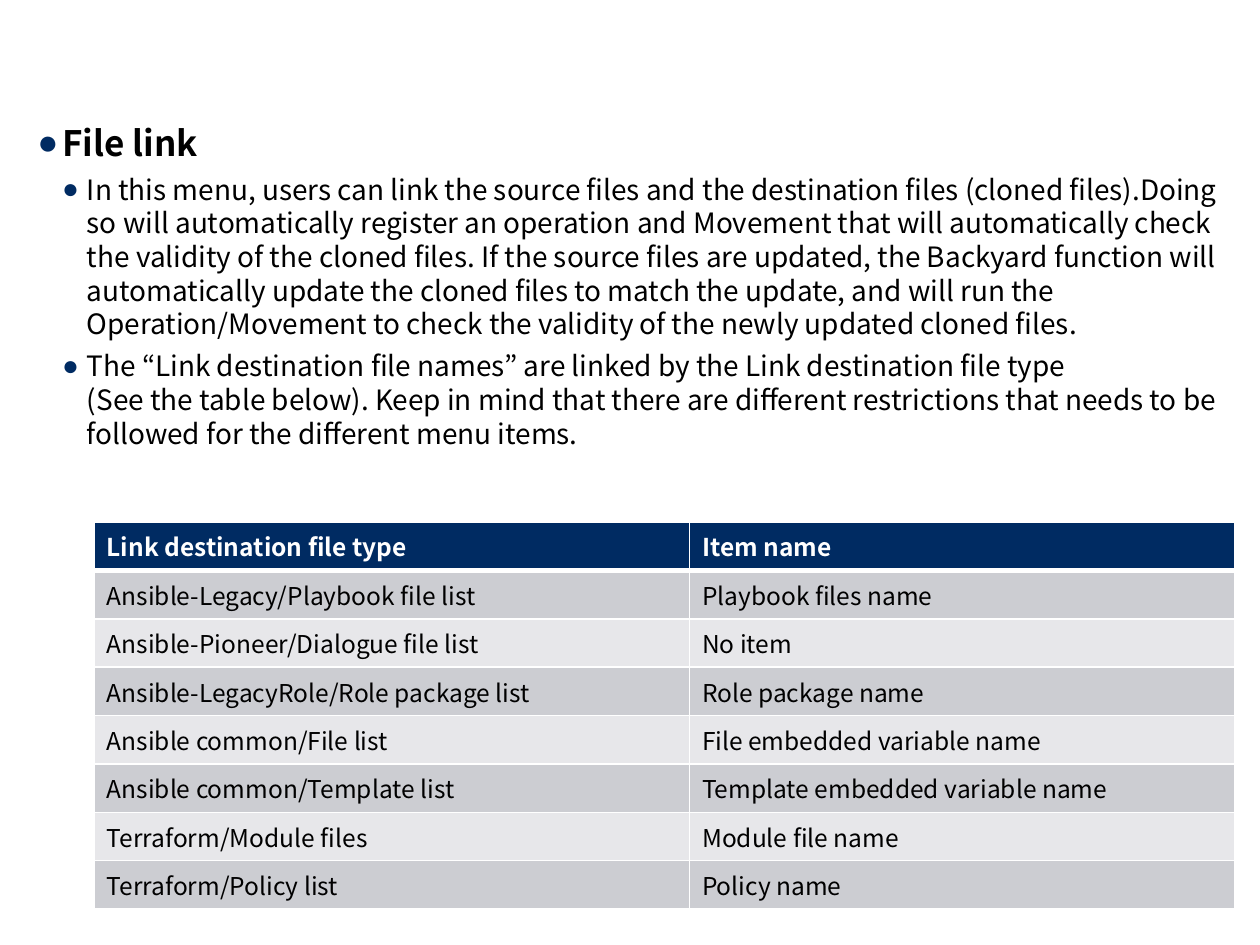
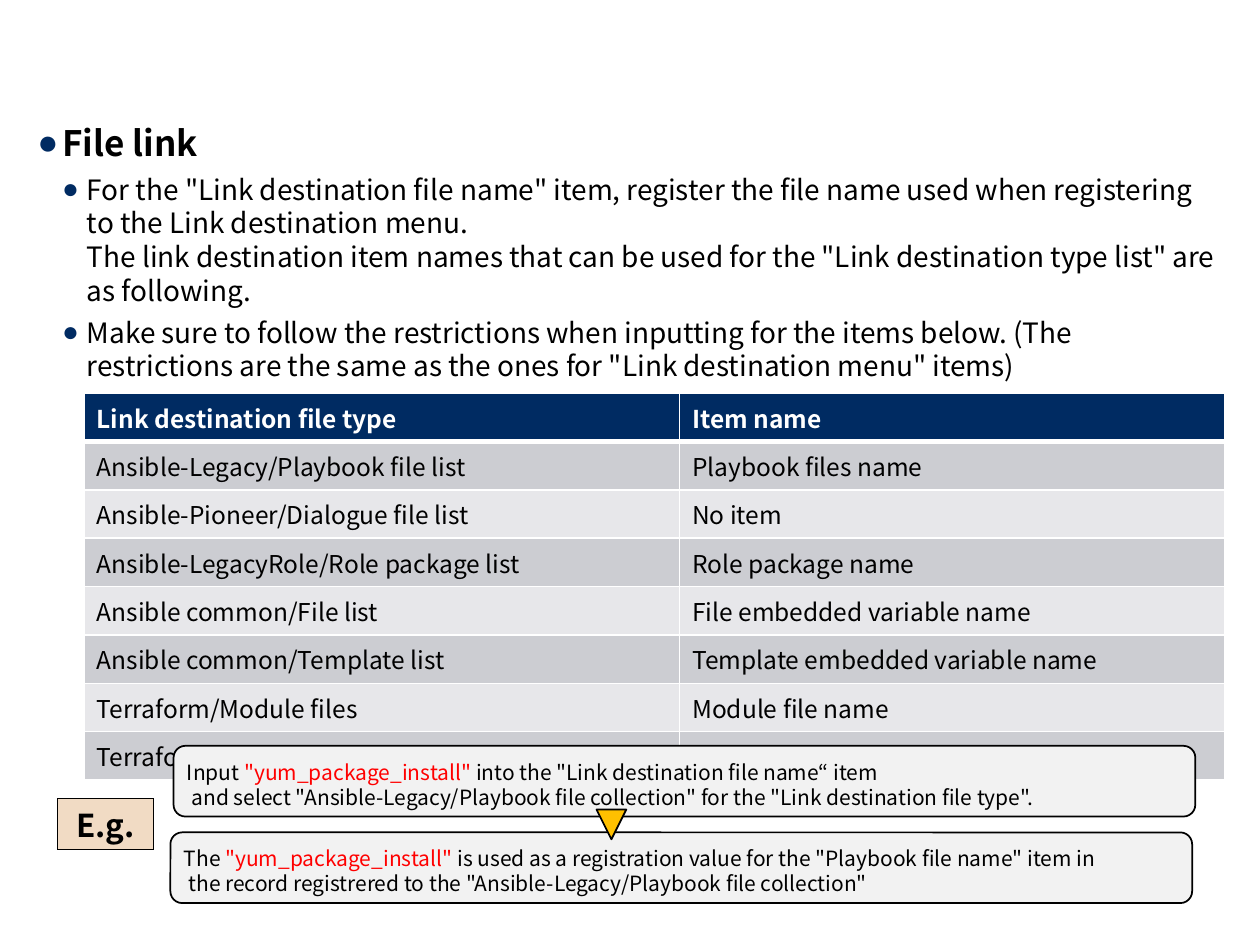
Before and after one commit to exastro-suite/it-automation-docs, a slide deck: slide 12 of asset/Learn/ITA-CICD_for_lac_en.pptx (slide 11 before the commit). Drawn at 1260x945 pixels with LibreOffice and Linux fonts; fonts in the diff are those of the drawing; background and template pictures are left out. Boxes give left, top, right and bottom in pixels: in the first picture for what was removed or moved away, otherwise in the second. Text is boxed around its words. In the diff, an @@ line names an element or a change of style, - is before the commit and + after.

```diff
--- a/asset/Learn/ITA-CICD_for_lac_en.pptx
+++ b/asset/Learn/ITA-CICD_for_lac_en.pptx
@@ text at (87, 177, 1215, 382): text changed @@
-  ● In this menu, users can link the source files and the destination files (cloned files).Doing so will automatically register an operation and Movement that will automatically check the validity of the cloned files. If the source files are updated, the Backyard function will automatically update the cloned files to match the update, and will run the Operation/Movement to check the validity of the newly updated cloned files.
-  ● The “Link destination file names” are linked by the Link destination file type
-    (See the table below). Keep in mind that there are different restrictions that needs to be followed for the different menu items.
+  ● For the "Link destination file name" item, register the file name used when registering to the Link destination menu.
+    The link destination item names that can be used for the "Link destination type list" are as following.
+  ● Make sure to follow the restrictions when inputting for the items below. (The restrictions are the same as the ones for "Link destination menu" items)
@@ table: place and size @@
-table at (94, 522, 1236, 905)
+table at (84, 393, 1226, 776)
@@ rounded rectangle added at (174, 746, 1196, 816), fill #F2F2F2, outline #000000 1 pt, 12 pt, text #000000 @@
+Input "yum_package_install" into the "Link destination file name“ item
+and select "Ansible-Legacy/Playbook file collection" for the "Link destination file type".
@@ rectangle added at (58, 799, 154, 849), fill #F1DBC4, outline #000000 0.75 pt, 18 pt, text #000000, bold @@
+E.g.
@@ rounded rectangle added at (170, 833, 1192, 903), fill #F2F2F2, outline #000000 1 pt, 12 pt, text #000000 @@
+The "yum_package_install" is used as a registration value for the "Playbook file name" item in
+the record registrered to the "Ansible-Legacy/Playbook file collection"
@@ flow chart merge added at (596, 810, 626, 840), fill #FFC000, outline #000000 1 pt @@
@@ page number at (1147, 910, 1241, 940): text changed @@
-11
+12
```
Also in this commit, not shown: 7 other slides changed, 1 slide added, 11 other files.
